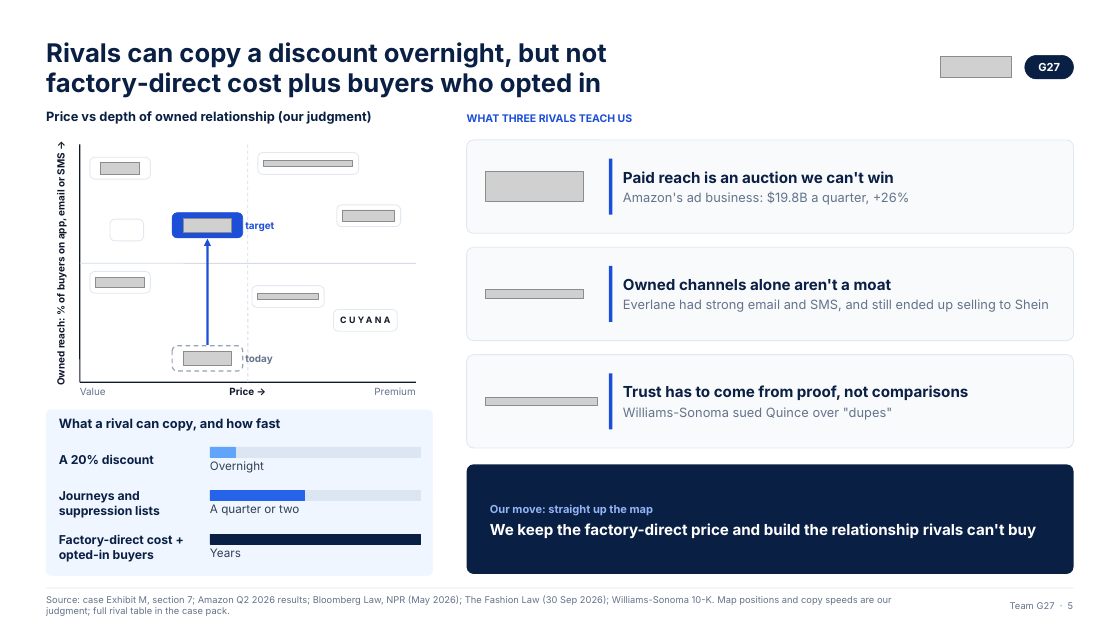
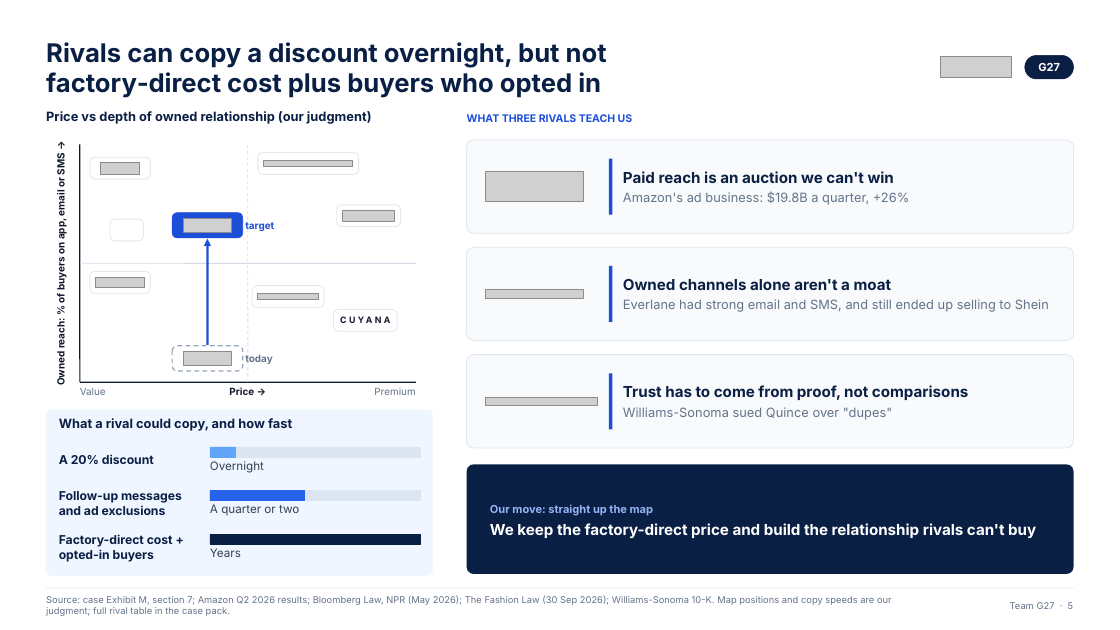
Before and after one commit to ANNYM25/Quince, a slide deck: slide 5 of deck/Team G27 Final Humanised.pptx. Drawn at 1120x630 pixels with LibreOffice and Linux fonts; fonts in the diff are those of the drawing; grey boxes stand for pictures; background and template pictures are left out. Boxes give left, top, right and bottom in pixels: in the first picture for what was removed or moved away, otherwise in the second. Text is boxed around its words. In the diff, an @@ line names an element or a change of style, - is before the commit and + after.

```diff
--- a/deck/Team G27 Final Humanised.pptx
+++ b/deck/Team G27 Final Humanised.pptx
@@ text at bbox=[59, 418, 292, 431]: text changed @@
-What a rival can copy, and how fast
+What a rival could copy, and how fast
@@ text at bbox=[59, 491, 182, 515]: text changed @@
-Journeys and suppression lists
+Follow-up messages and ad exclusions
```
Also in this commit, not shown: 11 other slides changed, 1 other file.
